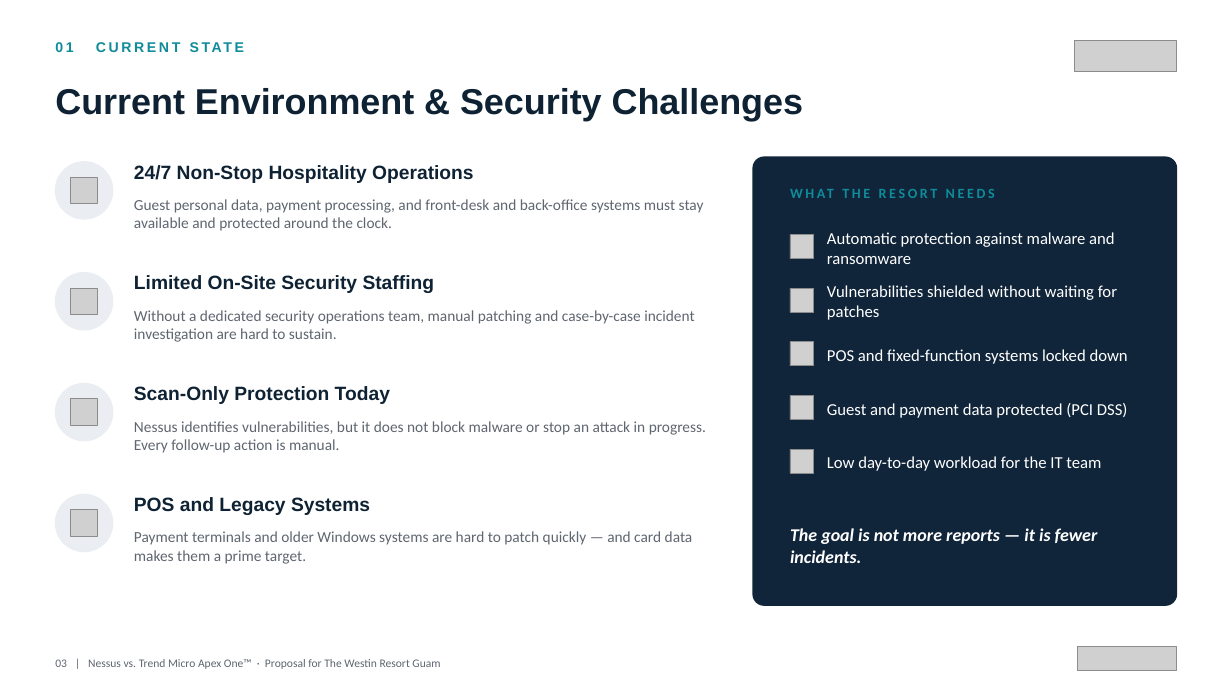
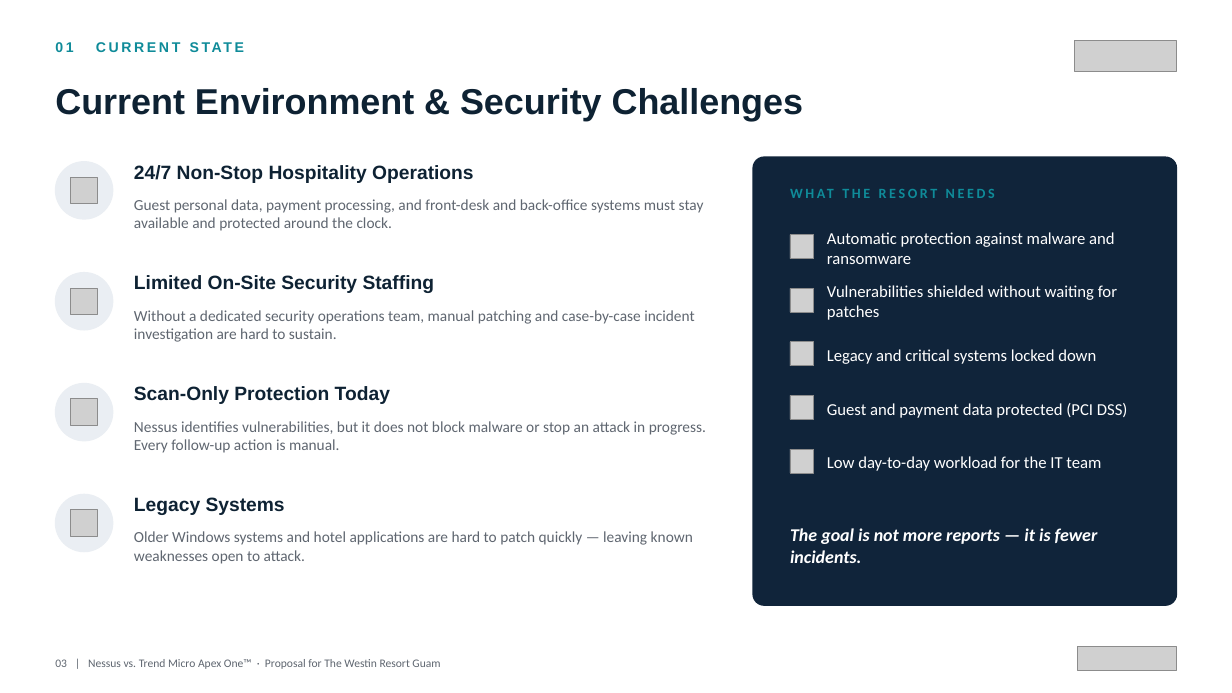
Before and after one commit to BigLee-Creator/Recommendations, a slide deck: slide 3 of ENG._Nessus_vs_Trend_Micro_Apex_One_Proposal_for_Westin_Resort_Guam_SECUKOREA.pptx. Drawn at 1232x693 pixels with LibreOffice and Linux fonts; fonts in the diff are those of the drawing; grey boxes stand for pictures. Boxes give left, top, right and bottom in pixels: in the first picture for what was removed or moved away, otherwise in the second. Text is boxed around its words. In the diff, an @@ line names an element or a change of style, - is before the commit and + after.

```diff
--- a/ENG._Nessus_vs_Trend_Micro_Apex_One_Proposal_for_Westin_Resort_Guam_SECUKOREA.pptx
+++ b/ENG._Nessus_vs_Trend_Micro_Apex_One_Proposal_for_Westin_Resort_Guam_SECUKOREA.pptx
@@ text at <box>827,349,1096,364</box>: text changed @@
-POS and fixed-function systems locked down
+Legacy and critical systems locked down
@@ text at <box>134,497,285,515</box>: text changed @@
-POS and Legacy Systems
+Legacy Systems
@@ text at <box>134,531,693,564</box>: text changed @@
-Payment terminals and older Windows systems are hard to patch quickly — and card data makes them a prime target.
+Older Windows systems and hotel applications are hard to patch quickly — leaving known weaknesses open to attack.
```
Also in this commit, not shown: 10 other slides changed.
